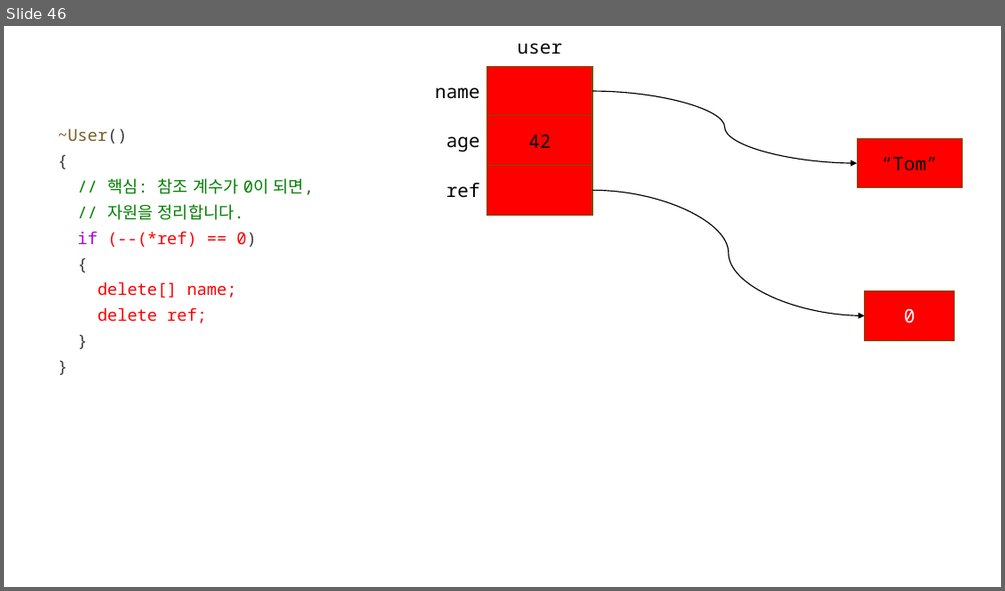
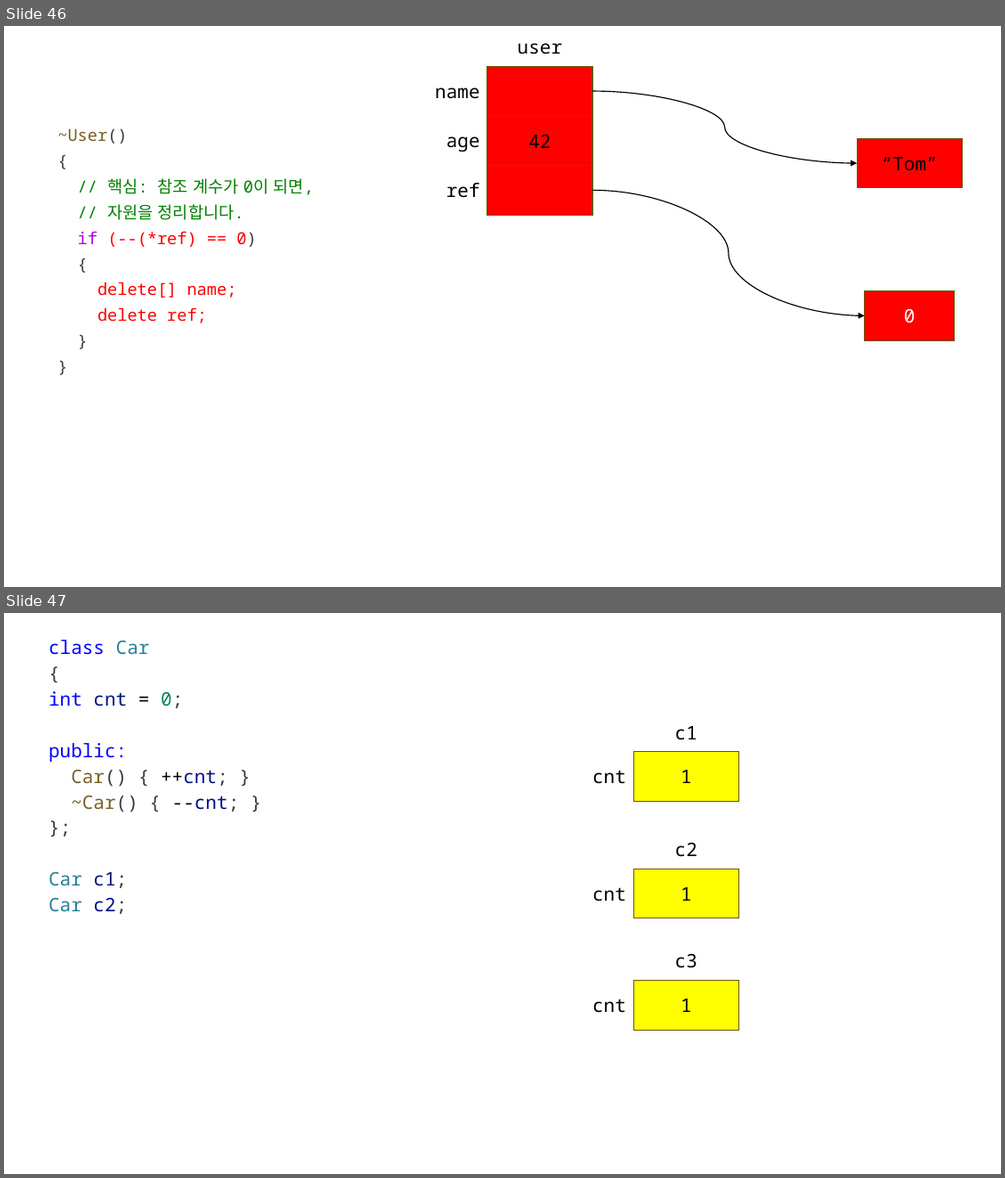
Before and after one commit to yoondev-classroom/cpp_250512, a slide deck: cpp_250512.pptx. Shown one above the other, each under a label of ours: slide 46 before the commit, slides 46 and 47 after it. The pictures are 1005x591 and 1005x1178 pixels, drawn with LibreOffice and Linux fonts; fonts in the diff are those of the drawing. Boxes give left, top, right and bottom in pixels: in the first picture for what was removed or moved away, otherwise in the second. Text is boxed around its words. In the diff, an @@ line names an element or a change of style, - is before the commit and + after.

```diff
--- a/cpp_250512.pptx
+++ b/cpp_250512.pptx
@@ slide 47 added at (x1=4, y1=613, x2=1001, y2=1174), background #FFFFFF @@
@@ text added at (x1=48, y1=640, x2=240, y2=914), 18 pt, text #3B3B3B @@
+class Car
+{
+int cnt = 0;
+public:
+Car() { ++cnt; }
+~Car() { --cnt; }
+};
+Car c1;
+Car c2;
@@ text added at (x1=675, y1=726, x2=697, y2=740), 18 pt, text #000000 @@
+c1
@@ text added at (x1=592, y1=770, x2=626, y2=784), 18 pt, text #000000 @@
+cnt
@@ rectangle added at (x1=633, y1=751, x2=739, y2=801), fill #FFFF00, outline #705400 1 pt, 18 pt, text #000000 @@
+1
@@ text added at (x1=675, y1=842, x2=697, y2=857), 18 pt, text #000000 @@
+c2
@@ rectangle added at (x1=633, y1=868, x2=739, y2=918), fill #FFFF00, outline #705400 1 pt, 18 pt, text #000000 @@
+1
@@ text added at (x1=592, y1=887, x2=626, y2=901), 18 pt, text #000000 @@
+cnt
@@ text added at (x1=675, y1=953, x2=697, y2=968), 18 pt, text #000000 @@
+c3
@@ rectangle added at (x1=633, y1=981, x2=739, y2=1030), fill #FFFF00, outline #705400 1 pt, 18 pt, text #000000 @@
+1
@@ text added at (x1=592, y1=998, x2=626, y2=1013), 18 pt, text #000000 @@
+cnt
```
Also in this commit, not shown: 5 other slides added, 2 other files.
